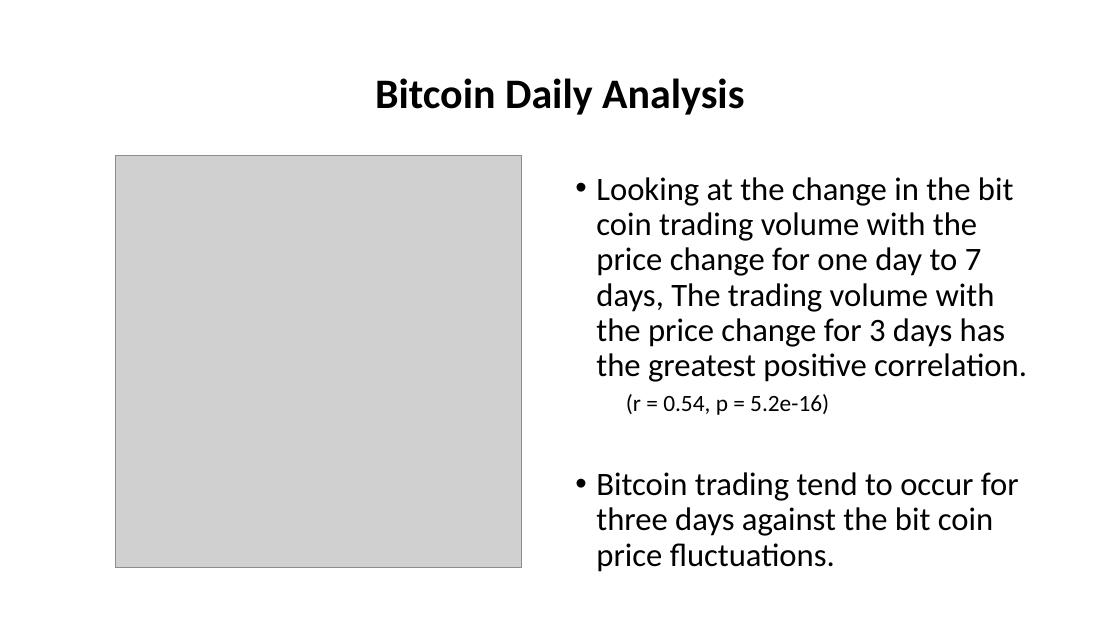
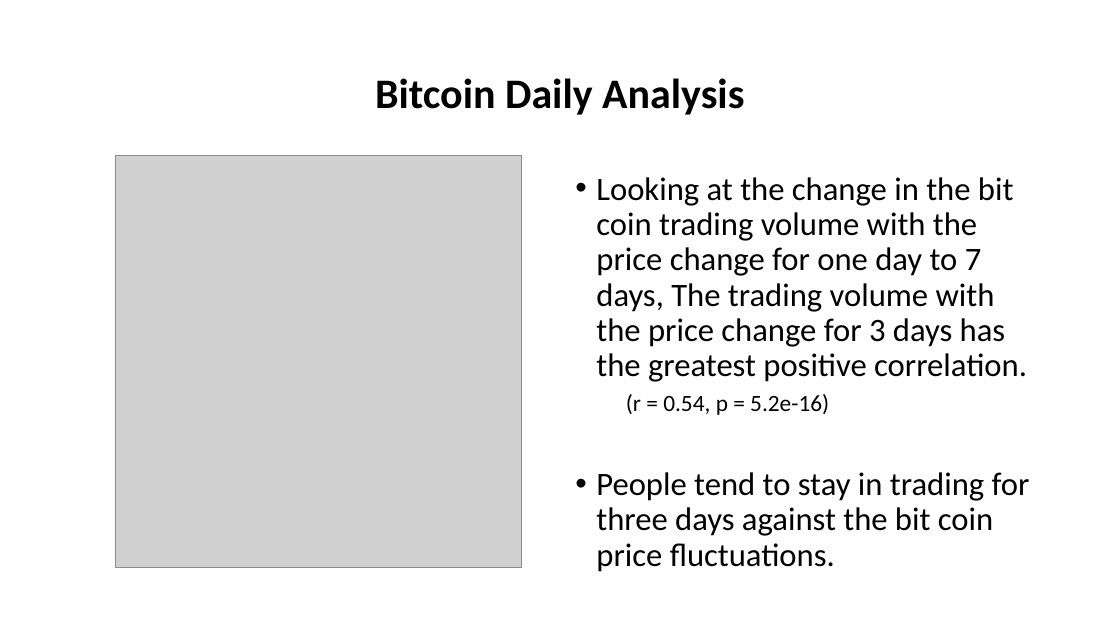
Before and after one commit to sHongJung/DBC_Team, a slide deck: slide 9 of Final/Bitcoin Slides_SH.pptx. Drawn at 1120x630 pixels with LibreOffice and Linux fonts; fonts in the diff are those of the drawing; grey boxes stand for pictures. Boxes give left, top, right and bottom in pixels: in the first picture for what was removed or moved away, otherwise in the second. Text is boxed around its words. In the diff, an @@ line names an element or a change of style, - is before the commit and + after.

Commit message:
mmmm

```diff
--- a/Final/Bitcoin Slides_SH.pptx
+++ b/Final/Bitcoin Slides_SH.pptx
@@ text at [596,472,1030,572]: text changed @@
-• Bitcoin trading tend to occur for three days against the bit coin price fluctuations.
+• People tend to stay in trading for three days against the bit coin price fluctuations.
```
